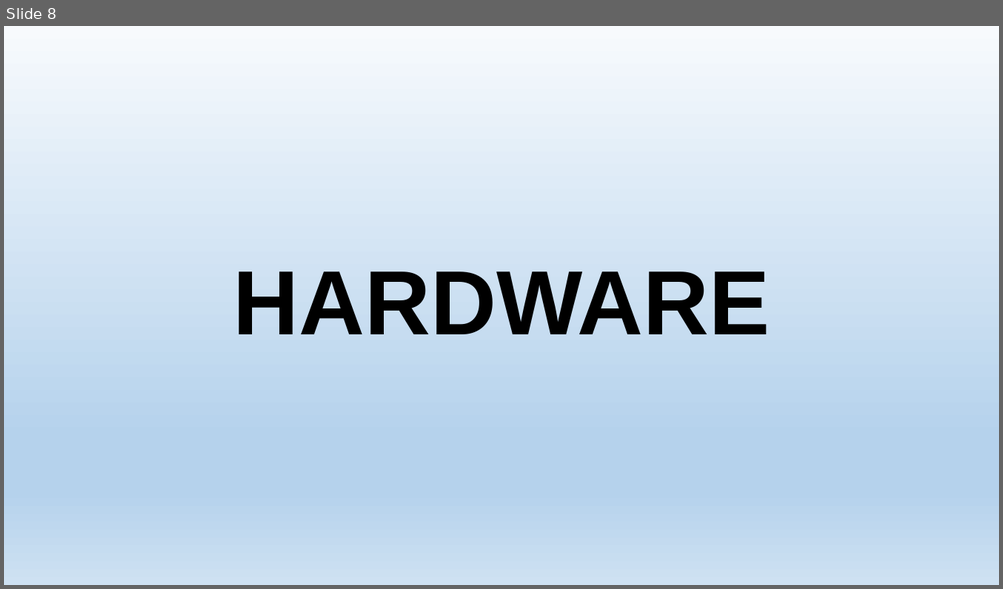
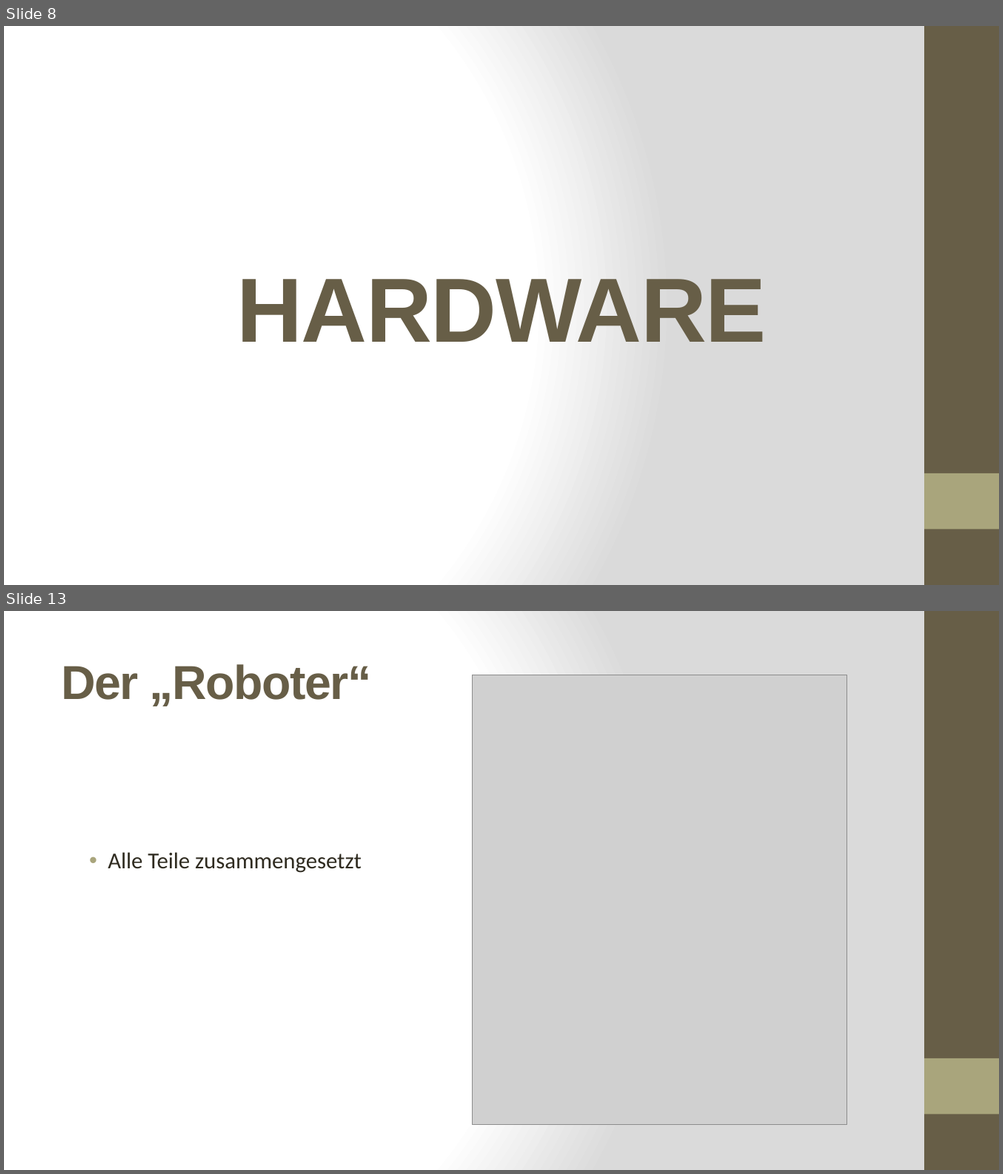
Before and after one commit to LeapMotionRobotTeam/Projekt-Roboter_mit_LeapMotion, a slide deck: Allgemeines/praesentation.pptx. Shown one above the other, each under a label of ours: slide 8 before the commit, slides 8 and 13 after it; the slides between them are not shown. The pictures are 1003x589 and 1003x1174 pixels, drawn with LibreOffice and Linux fonts; fonts in the diff are those of the drawing; grey boxes stand for pictures. Boxes give left, top, right and bottom in pixels: in the first picture for what was removed or moved away, otherwise in the second. Text is boxed around its words. In the diff, an @@ line names an element or a change of style, - is before the commit and + after.

```diff
--- a/Allgemeines/praesentation.pptx
+++ b/Allgemeines/praesentation.pptx
@@ slide 13 added at [4, 611, 999, 1170], background gradient #FFFFFF to #DADADA; not listed: 2 template elements that a slide beside it also shows @@
@@ title added at [61, 664, 372, 706], 46 pt, text #675E47, bold @@
+Der „Roboter“
@@ picture added at [472, 675, 847, 1125] @@
@@ text added at [108, 852, 361, 873], 22 pt, text #2F2B20 @@
+• Alle Teile zusammengesetzt
@@ slide 8 changed as well @@
@@ background gradient #F7FAFD to #B5D2EC to #CEE1F2 to gradient #FFFFFF to #DADADA @@
@@ title "HARDWARE" at [236, 279, 765, 342]: text colour #000000 to #675E47, letter spacing 0 to -1 pt; line spacing 0.9 to 1 @@
@@ rectangle added at [924, 26, 999, 585], fill #675E47 @@
@@ rectangle added at [924, 474, 999, 530], fill #A9A57C @@
```
Also in this commit, not shown: 13 other slides changed, 8 other slides added.
